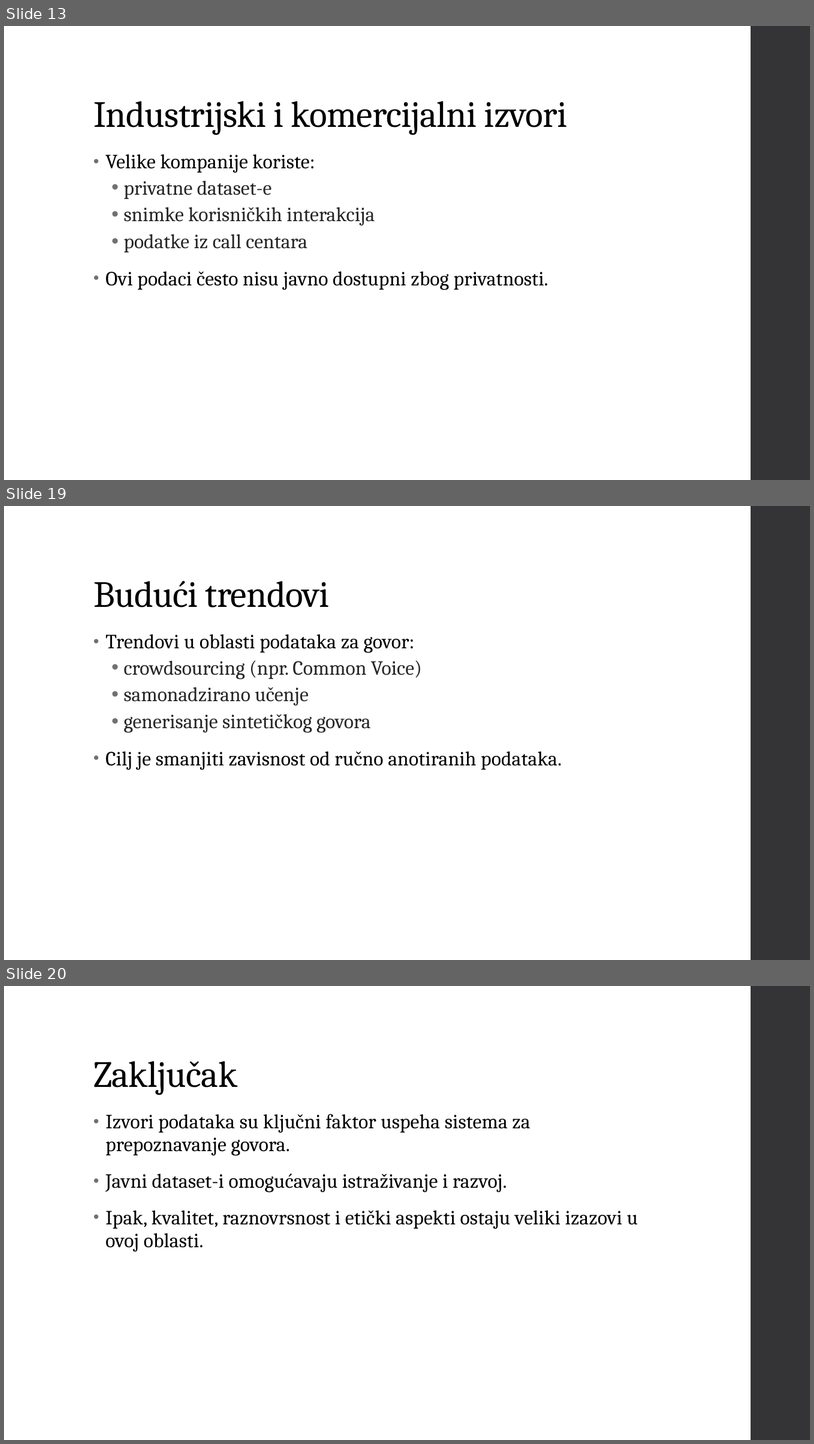
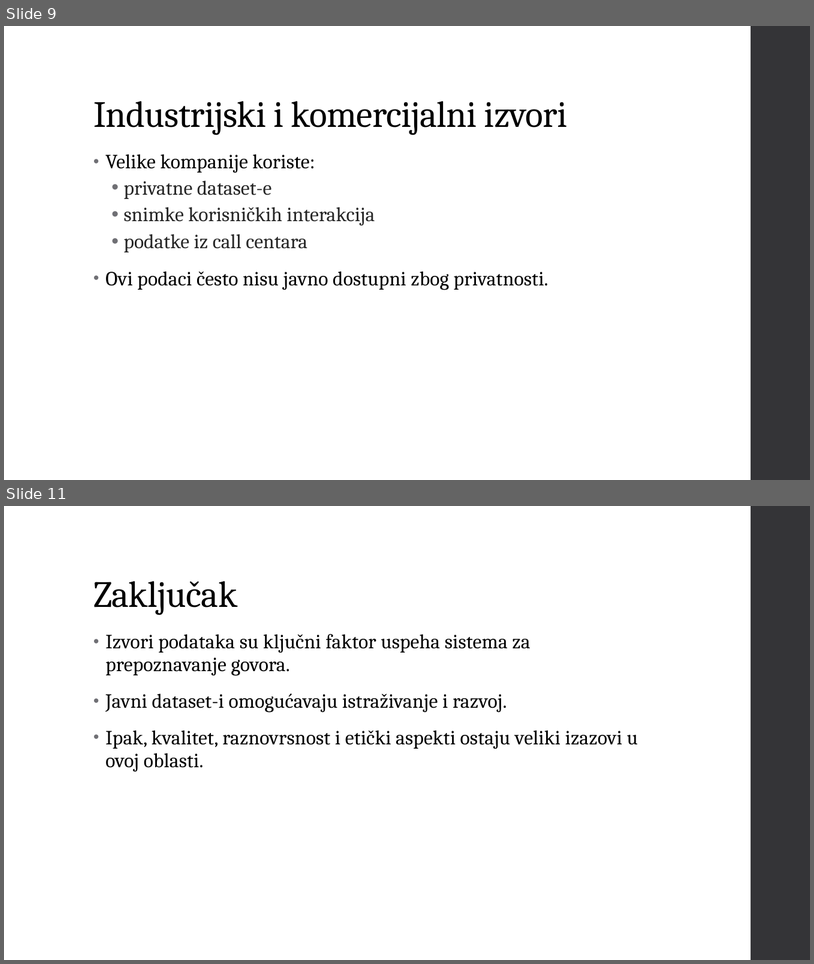
Before and after one commit to Vukasin211/AccountantAI, a slide deck: Vukasin Popovic Prezentacije/Vukasin Popovic Speech recognition Tema 3.pptx. Shown one above the other, each under a label of ours: slides 13, 19 and 20 before the commit, slides 9 and 11 after it; the slides between them are not shown. The pictures are 814x1444 and 814x964 pixels, drawn with LibreOffice and Linux fonts; fonts in the diff are those of the drawing. Boxes give left, top, right and bottom in pixels: in the first picture for what was removed or moved away, otherwise in the second. Text is boxed around its words. In the diff, an @@ line names an element or a change of style, - is before the commit and + after.

```diff
--- a/Vukasin Popovic Prezentacije/Vukasin Popovic Speech recognition Tema 3.pptx
+++ b/Vukasin Popovic Prezentacije/Vukasin Popovic Speech recognition Tema 3.pptx
@@ slide 19 removed at (4,506,810,960), background #FFFFFF; not listed: 1 template element that a slide beside it also shows @@
@@ title removed at (93,580,330,607) @@
-Budući trendovi
@@ text removed at (105,634,562,770) @@
-• Trendovi u oblasti podataka za govor:
-  • crowdsourcing (npr. Common Voice)
-  • samonadzirano učenje
-  • generisanje sintetičkog govora
-• Cilj je smanjiti zavisnost od ručno anotiranih podataka.
@@ what was slide 13 is now slide 9 @@
@@ what was slide 20 is now slide 11 @@
```
Also in this commit, not shown: 1 slide added, 9 other slides removed, 2 other files.
